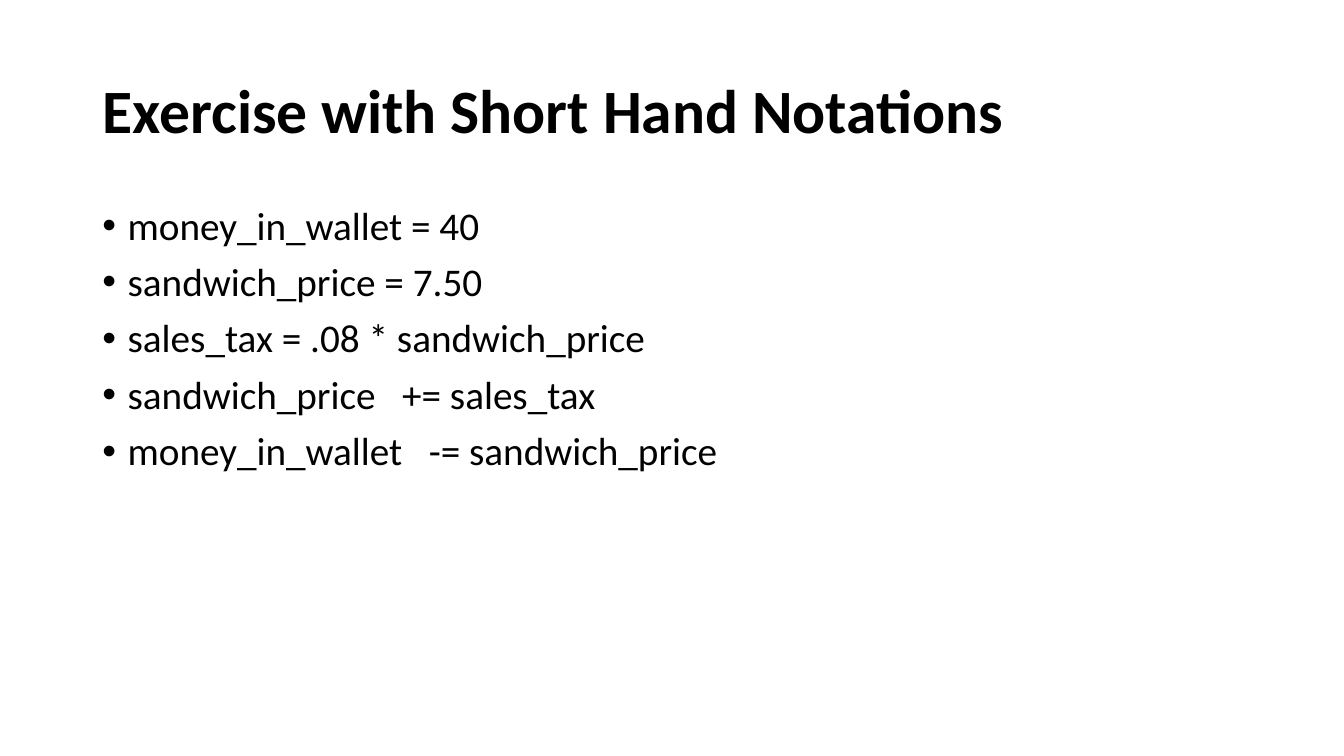
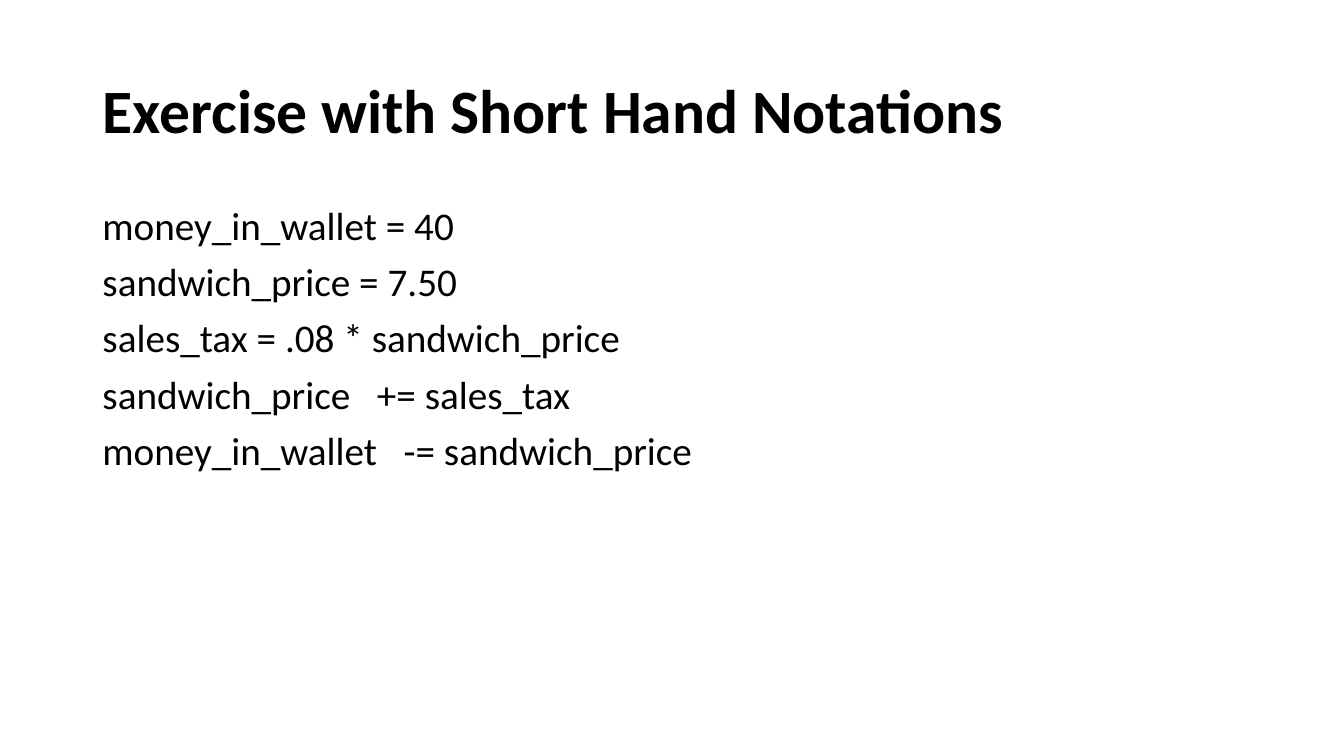
Before and after one commit to HKohin/Python-for-Upward-Bound-Program, a slide deck: slide 14 of PYTHON_5_Operators in Python.pptx. Drawn at 1344x756 pixels with LibreOffice and Linux fonts; fonts in the diff are those of the drawing. Boxes give left, top, right and bottom in pixels: in the first picture for what was removed or moved away, otherwise in the second. Text is boxed around its words. In the diff, an @@ line names an element or a change of style, - is before the commit and + after.

```diff
--- a/PYTHON_5_Operators in Python.pptx
+++ b/PYTHON_5_Operators in Python.pptx
@@ text "money_in_wallet = 40" at [102,212,692,472]: bullet • to none @@
```
Also in this commit, not shown: 4 other slides changed.
